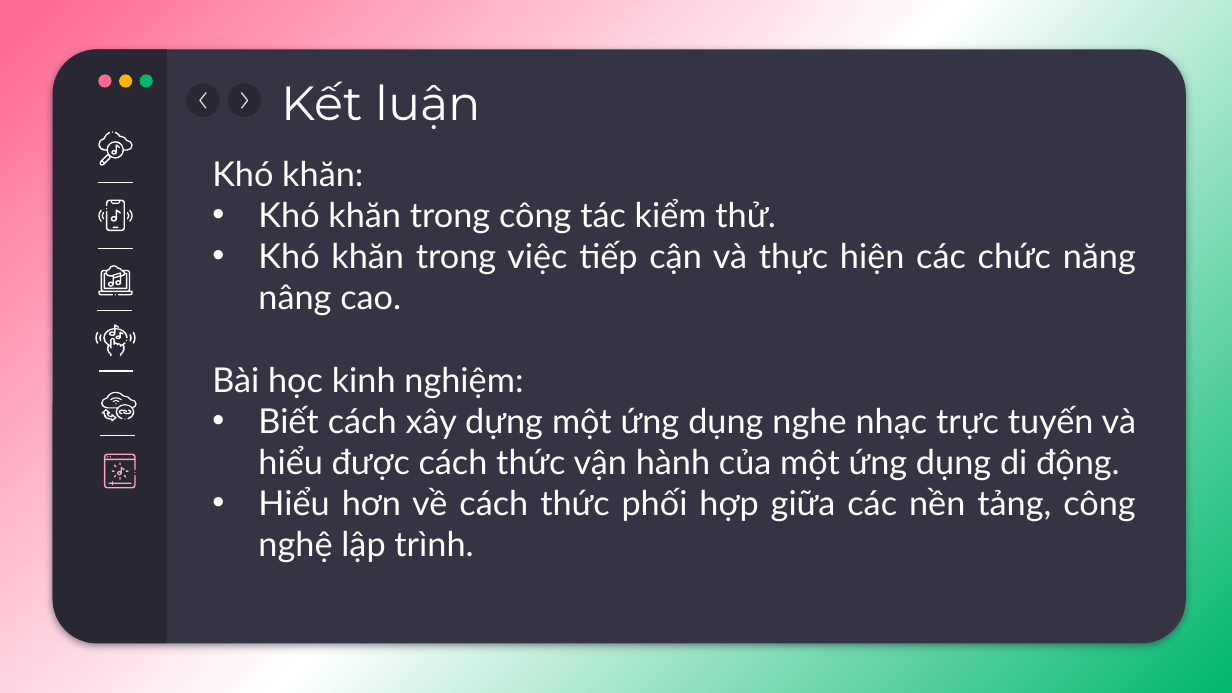
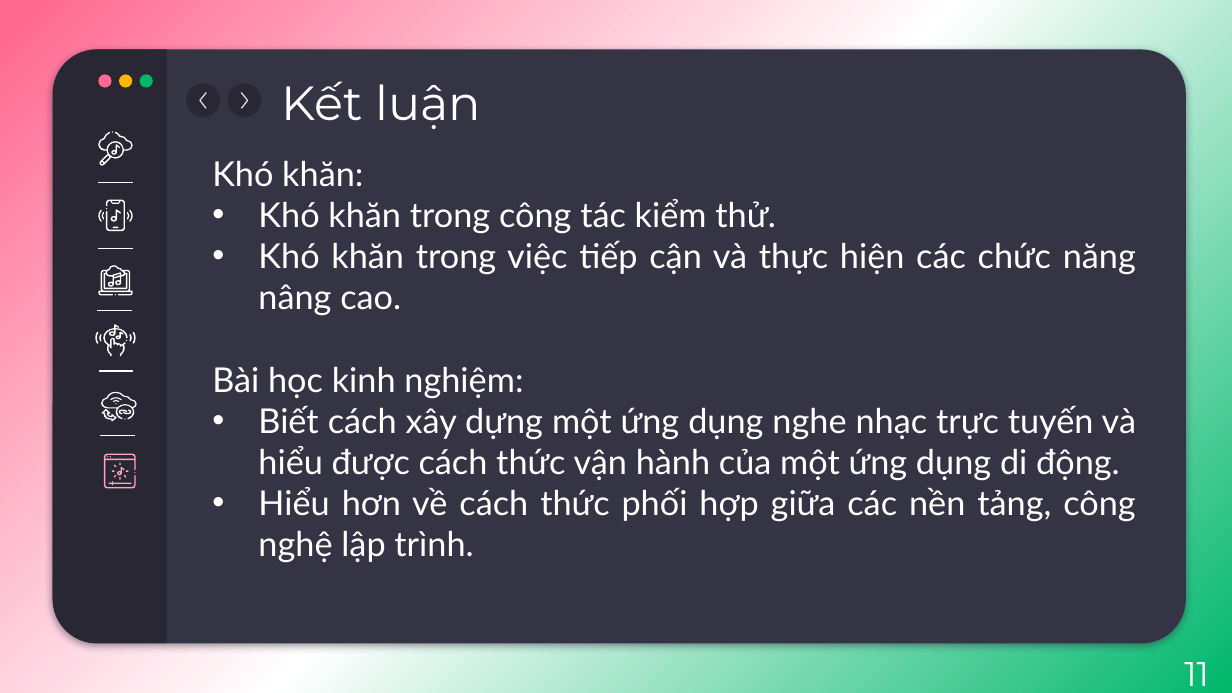
Before and after one commit to namcao502/MUSIC, a slide deck: slide 11 of Document/presentation.pptx (slide 10 before the commit). Drawn at 1232x693 pixels with LibreOffice and Linux fonts; fonts in the diff are those of the drawing. Boxes give left, top, right and bottom in pixels: in the first picture for what was removed or moved away, otherwise in the second. Text is boxed around its words. In the diff, an @@ line names an element or a change of style, - is before the commit and + after.

```diff
--- a/Document/presentation.pptx
+++ b/Document/presentation.pptx
@@ text added at (1184,662,1209,686), 20 pt, text #FFFFFF @@
+11
```
Also in this commit, not shown: 11 other slides changed, 1 slide added, 1 slide removed, 1 other file.
